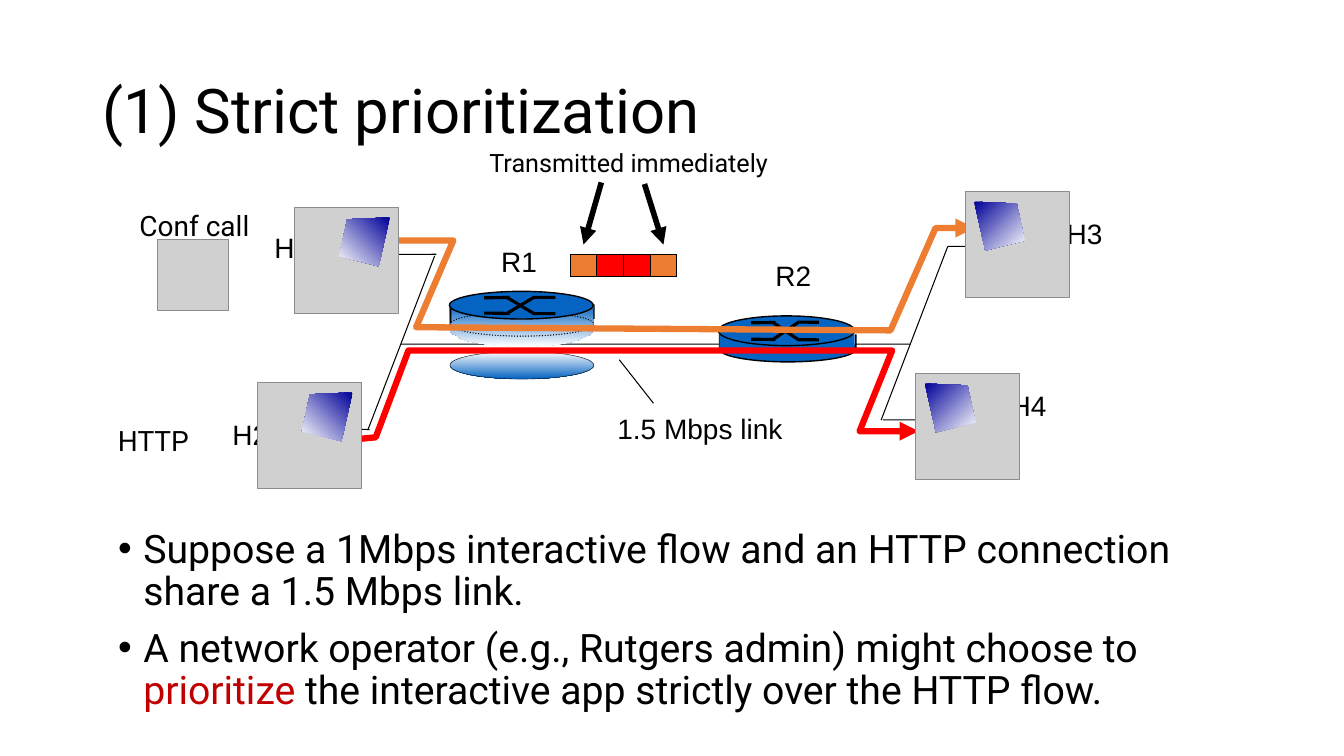
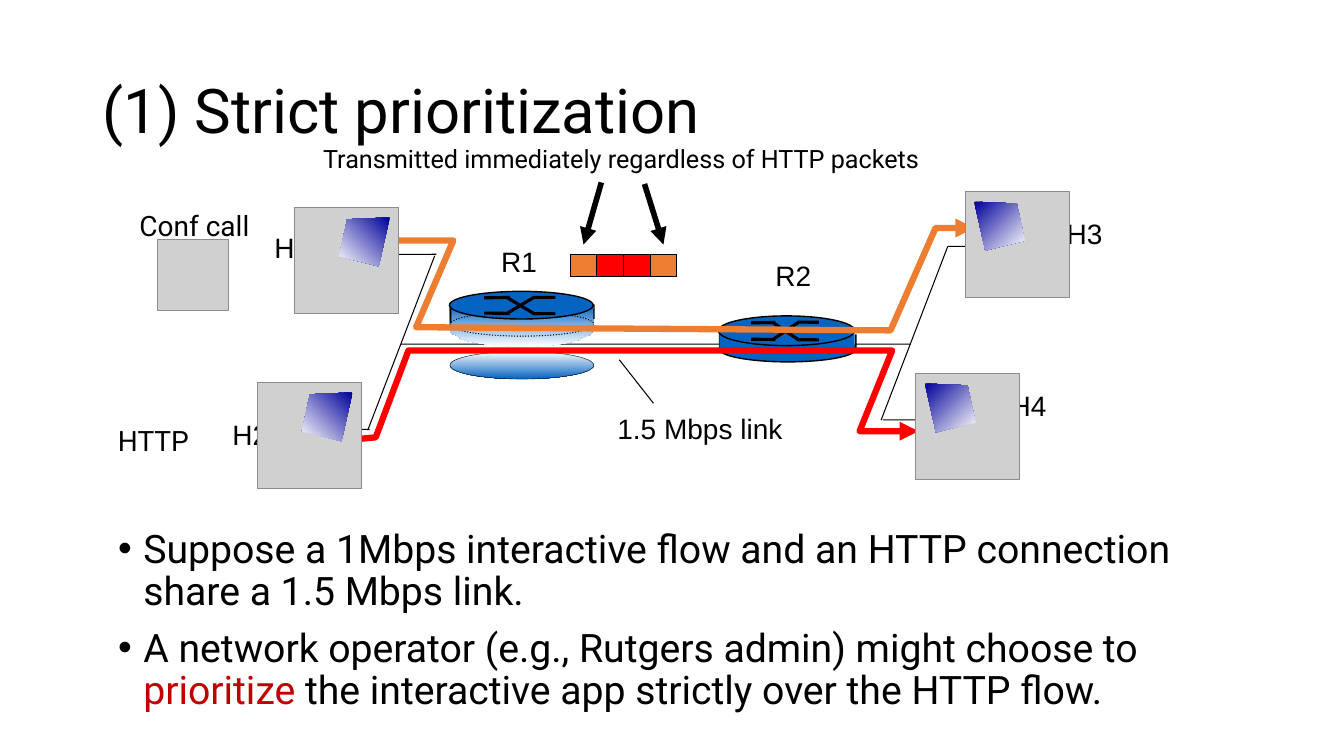
Before and after one commit to ngsrinivas/coursegen, a slide deck: slide 9 of ex/352-S21/staging/352-S21/lectures/network-qos.pptx (slide 8 before the commit). Drawn at 1344x756 pixels with LibreOffice and Linux fonts; fonts in the diff are those of the drawing; grey boxes stand for pictures. Boxes give left, top, right and bottom in pixels: in the first picture for what was removed or moved away, otherwise in the second. Text is boxed around its words. In the diff, an @@ line names an element or a change of style, - is before the commit and + after.

```diff
--- a/ex/352-S21/staging/352-S21/lectures/network-qos.pptx
+++ b/ex/352-S21/staging/352-S21/lectures/network-qos.pptx
@@ text at [323, 145, 919, 174]: text changed @@
-Transmitted immediately
+Transmitted immediately regardless of HTTP packets
```
Also in this commit, not shown: 14 other slides changed, 11 slides added, 9 slides removed, 1 other file.
